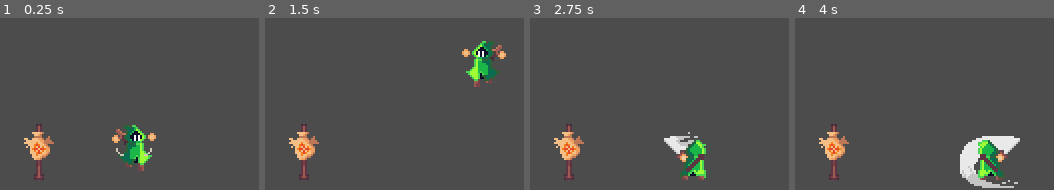
Above: before the commit, frames 1-4 (left to right).
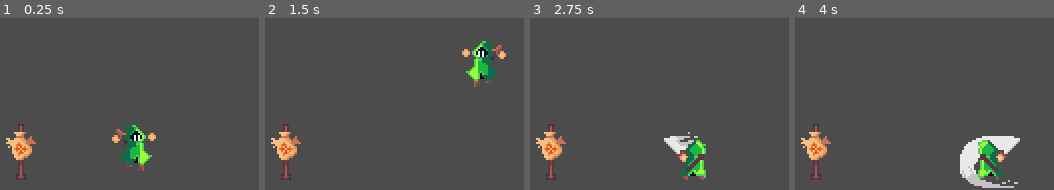
Above: after the commit, the same moments.

Repository: KrzysztofStaron/actionPlatformer
Game: Godot game, scene res://scenes/game.tscn
The game is run twice, just before and just after one commit, with the same random seed, the same clock (stepped at 60 frames per second) and the same inputs.
Inputs (mouse positions are in pixels of both pictures, inside the frame that each line leads up to):
- Up to frame 1 (0.25 s): no input
- Up to frame 2 (1.5 s): move the mouse to (outside the picture) at 0.52 s; press the mouse at (outside the picture) at 0.53 s; hold D (move_right) 0.53-1.28 s; tap Space (jump) at 0.77 s; move the mouse to (outside the picture) at 1.27 s; release the mouse at (outside the picture) at 1.28 s; hold A (move_left) from 1.28 s (still down); tap Ctrl (walk) at 1.35 s
- Up to frame 3 (2.75 s): tap Space (jump) at 1.52 s; move the mouse to (outside the picture) at 2.02 s; release A (move_left) at 2.03 s; press the mouse at (outside the picture) at 2.03 s; hold D (move_right) from 2.03 s (still down)
- Up to frame 4 (4 s): move the mouse to (947, 74) at 2.77 s; release the mouse at (947, 74) at 2.78 s; tap Ctrl (walk) at 2.85 s; tap Space (jump) at 3.02, 3.77 s; move the mouse to (outside the picture) at 3.52 s; release D (move_right) at 3.53 s; press the mouse at (outside the picture) at 3.53 s; hold A (move_left) from 3.53 s (still down)

The runs differ from the first frame. In frame 1, 2.5% of the frame differs, in the area x 2-59%, y 61-95%; in frame 2, 2.4%; in frame 3, 2.4%; in frame 4, 2.4%.

Commit message:
fix dummy

Diff:
--- a/enemies/dummy/dummy.gd
+++ b/enemies/dummy/dummy.gd
@@ -1 +1,5 @@
-extends Enemy
+extends Node
+
+
+func _ready() -> void:
+	pass
--- a/enemies/dummy/dummy.tscn
+++ b/enemies/dummy/dummy.tscn
@@ -2,7 +2,7 @@
 
 [ext_resource path="res://enemies/enemyBase.tscn" type="PackedScene" id=1]
 [ext_resource path="res://enemies/dummy/dummy.png" type="Texture" id=2]
-[ext_resource path="res://enemies/dummy/dummy.gd" type="Script" id=3]
+[ext_resource path="res://enemies/enemyBase.gd" type="Script" id=3]
 
 [sub_resource type="CapsuleShape2D" id=4]
 radius = 6.0
@@ -160,17 +160,18 @@
 
 [node name="dummy" instance=ExtResource( 1 )]
 script = ExtResource( 3 )
+maxHealth = 100
 
 [node name="hitbox" parent="hitbox" index="0"]
 shape = SubResource( 4 )
 
-[node name="Sprite" parent="." index="3"]
+[node name="Sprite" parent="." index="4"]
 texture = ExtResource( 2 )
 hframes = 3
 vframes = 2
 frame = 1
 
-[node name="AnimationPlayer" parent="." index="4"]
+[node name="AnimationPlayer" parent="." index="5"]
 playback_speed = 0.7
 anims/RESET = SubResource( 1 )
 anims/death = SubResource( 5 )
--- a/enemies/enemyBase.tscn
+++ b/enemies/enemyBase.tscn
@@ -4,6 +4,8 @@
 
 [node name="enemyBase" type="KinematicBody2D"]
 script = ExtResource( 1 )
+
+[node name="collision" type="CollisionShape2D" parent="."]
 
 [node name="atackbox" type="Area2D" parent="."]
 modulate = Color( 1, 0, 0, 1 )
--- a/player/player.tscn
+++ b/player/player.tscn
@@ -8,7 +8,7 @@
 [ext_resource path="res://player/dust/dust.tscn" type="PackedScene" id=6]
 
 [sub_resource type="RectangleShape2D" id=25]
-extents = Vector2( 5, 10.5 )
+extents = Vector2( 4, 8.5 )
 
 [sub_resource type="CapsuleShape2D" id=24]
 radius = 6.0
@@ -576,25 +576,23 @@
 [node name="player" type="KinematicBody2D"]
 script = ExtResource( 2 )
 step = 250
-speedMultiplayer = 0.05
+speedMultiplayer = 0.186364
 gravitation = 200
 maxGravitation = 310
 jumpHeight = -150
 dust = ExtResource( 6 )
-summonDust = true
-atackDamage = 10
 
 [node name="Sprite" type="Sprite" parent="."]
 texture = ExtResource( 4 )
 hframes = 5
 vframes = 4
-frame = 17
+frame = 13
 
 [node name="atackbox" type="Area2D" parent="Sprite"]
 
 [node name="box" type="CollisionShape2D" parent="Sprite/atackbox"]
 self_modulate = Color( 1, 0, 0, 1 )
-position = Vector2( 12, 0.5 )
+position = Vector2( 11, 2 )
 shape = SubResource( 25 )
 
 [node name="hitbox" type="CollisionShape2D" parent="."]
--- a/scenes/game.tscn
+++ b/scenes/game.tscn
@@ -13,8 +13,7 @@
 position = Vector2( 145, 165 )
 
 [node name="dummy" parent="." instance=ExtResource( 2 )]
-position = Vector2( 96, 173 )
-maxHealth = 100
+position = Vector2( 87, 173 )
 
 [node name="StaticBody2D" type="StaticBody2D" parent="." groups=["ground"]]
 position = Vector2( -80, -65 )
